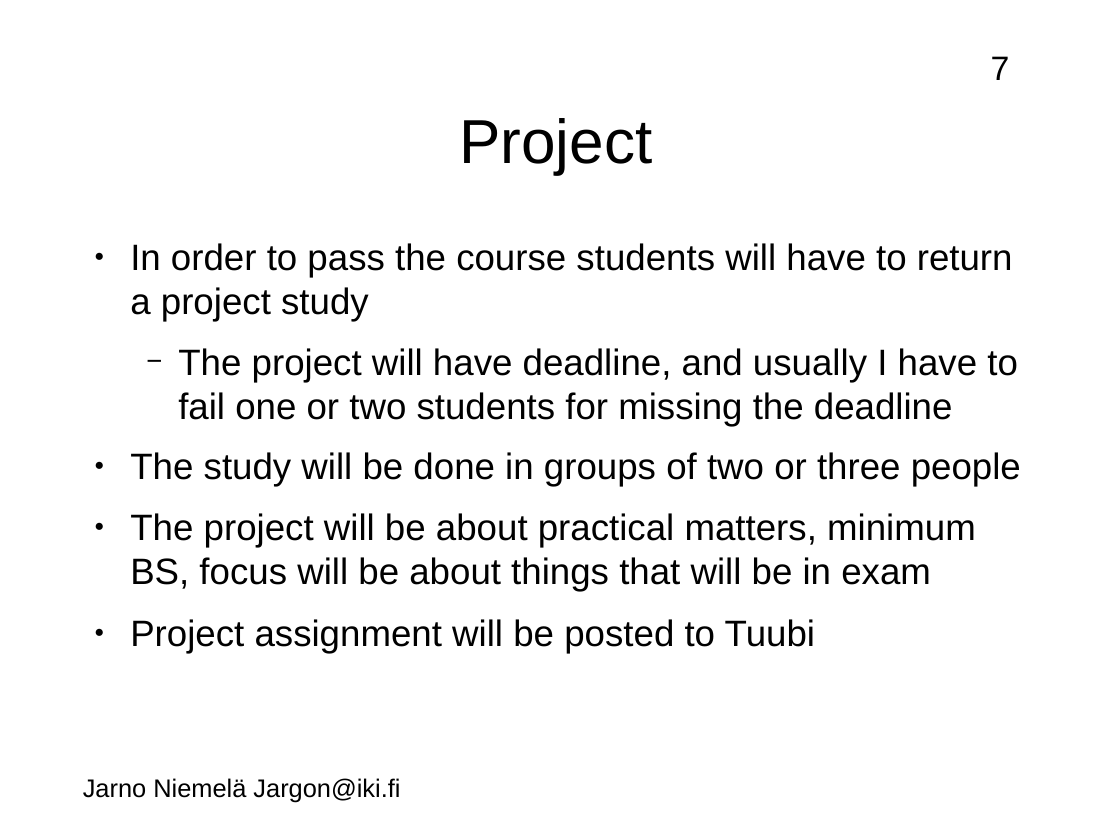
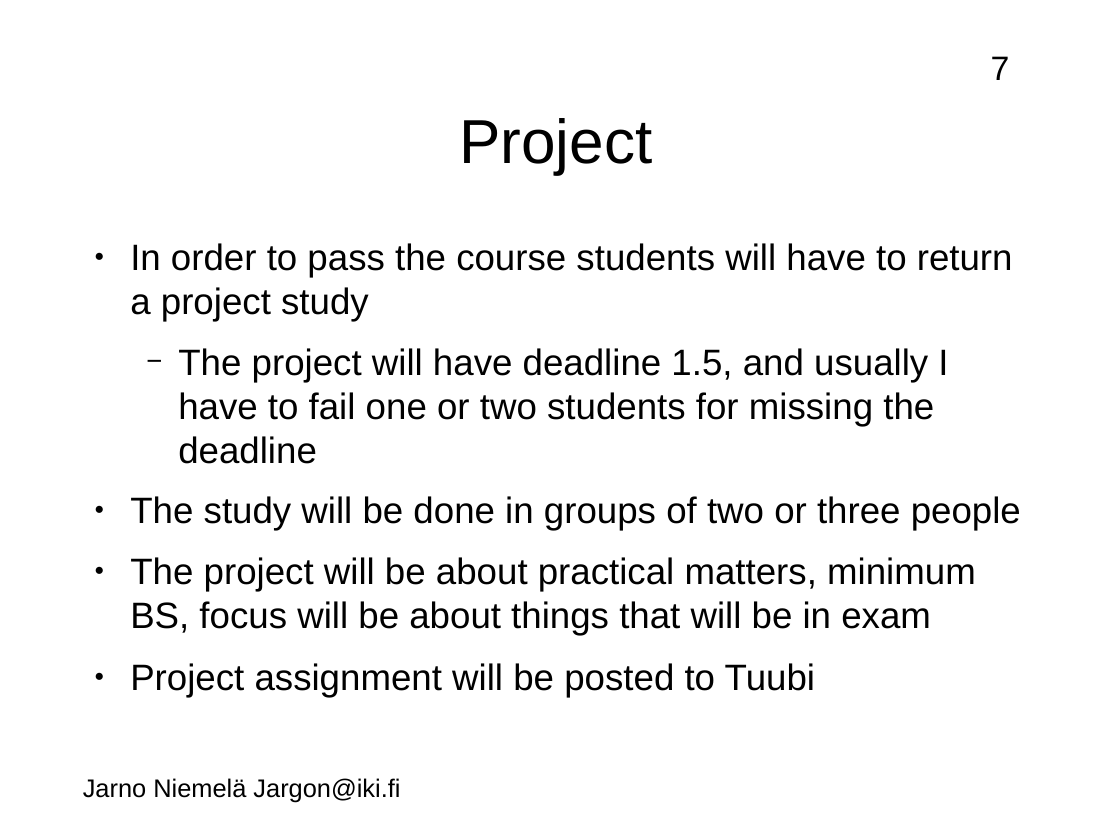
Before and after one commit to jarno-niemela/corporate_cyber_defence, a slide deck: slide 7 of Course introduction/Introduction.odp. Drawn at 1120x840 pixels with LibreOffice and Linux fonts; fonts in the diff are those of the drawing; background and template pictures are left out. Boxes give left, top, right and bottom in pixels: in the first picture for what was removed or moved away, otherwise in the second. Text is boxed around its words. In the diff, an @@ line names an element or a change of style, - is before the commit and + after.

```diff
--- a/Course introduction/Introduction.odp
+++ b/Course introduction/Introduction.odp
@@ text at (178,348,948,464): text changed @@
-  − The project will have deadline, and usually I have to fail one or two students for missing the deadline
+  − The project will have deadline 1.5, and usually I have to fail one or two students for missing the deadline
```
Also in this commit, not shown: 1 other slide changed, 4 other files.
